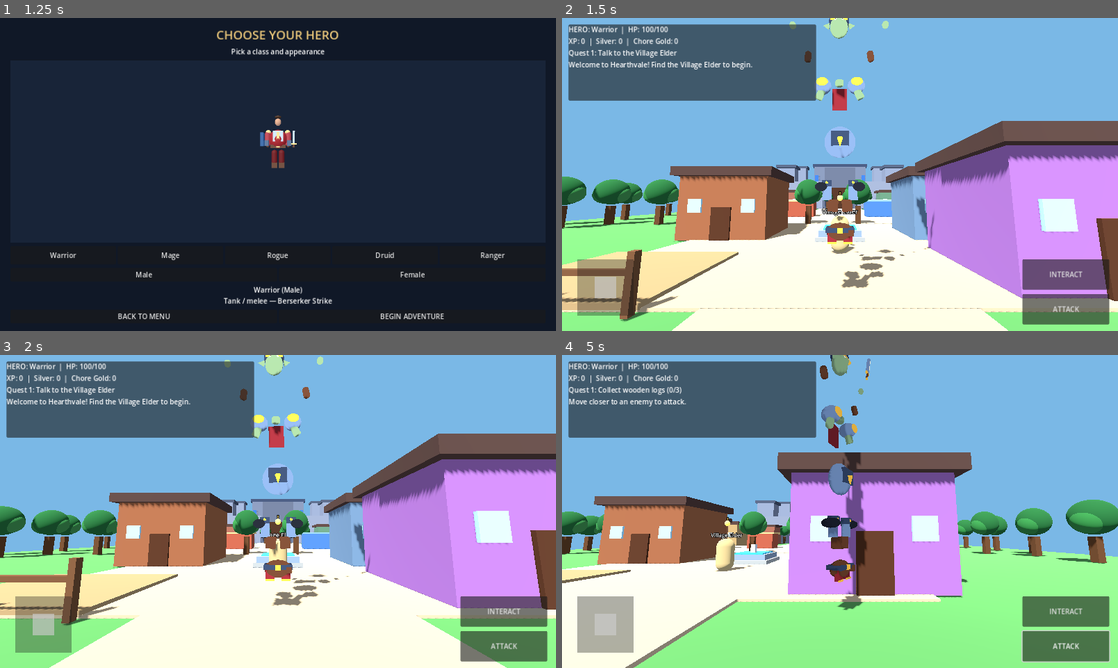
Above: before the commit, frames 1-4 (two rows, left to right).
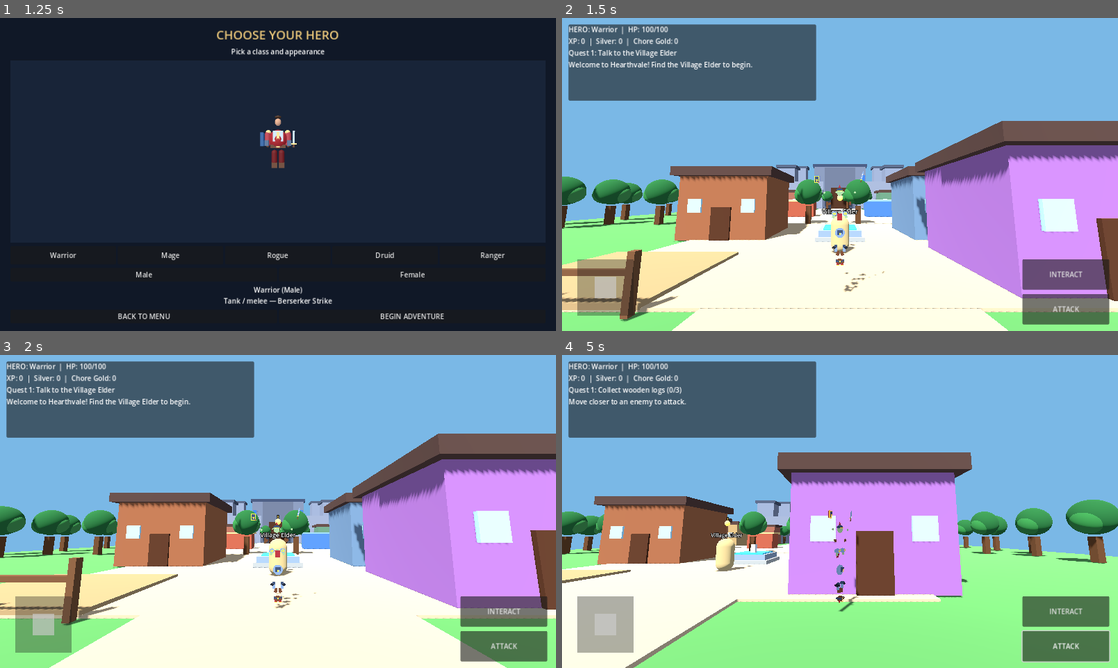
Above: after the commit, the same moments.

Repository: joeywhipple5-dot/Family-Quest
Game: Godot game, scene res://scenes/MainMenu.tscn
The game is run twice, just before and just after one commit, with the same random seed, the same clock (stepped at 60 frames per second) and the same inputs.
Inputs (mouse positions are in pixels of both pictures, inside the frame that each line leads up to):
- Up to frame 1 (1.25 s): click "▶ PLAY" at 0.5 s
- Up to frame 2 (1.5 s): click "BEGIN ADVENTURE" at 1.25 s
- Up to frame 3 (2 s): no input
- Up to frame 4 (5 s): click "INTERACT" at 2 s; click "ATTACK" at 2.75 s; tap Enter at 3.5 s; move the mouse to (962, 495) at 3.52 s; hold Right (ui_right) 3.53-4.25 s; hold Space (attack) 3.53-4.25 s; click (962, 495) at 3.67 s; drag from (728, 527) to (812, 574) at 4.27 s

Frame 1 is identical in both runs. In frame 2, 2.7% of the frame differs, in the area x 40-67%, y 0-88%; in frame 3, 2.6%; in frame 4, 3.0%, in the area x 46-56%, y 0-82%.

Commit message:
Change hero model scale from 1.0 to 0.3

Diff:
--- a/player.gd
+++ b/player.gd
@@ -23,7 +23,7 @@
 @export var hero_model_path: String = "res://artwork/FamilyQuest_Warrior_Hero_Rigged-2.glb"
 
 # Adjust these if the imported model is too large or too small.
-@export var hero_model_scale: float = 1.0
+@export var hero_model_scale: float = 0.3
 @export var hero_model_offset: Vector3 = Vector3.ZERO
 
 var game_camera: Camera3D
